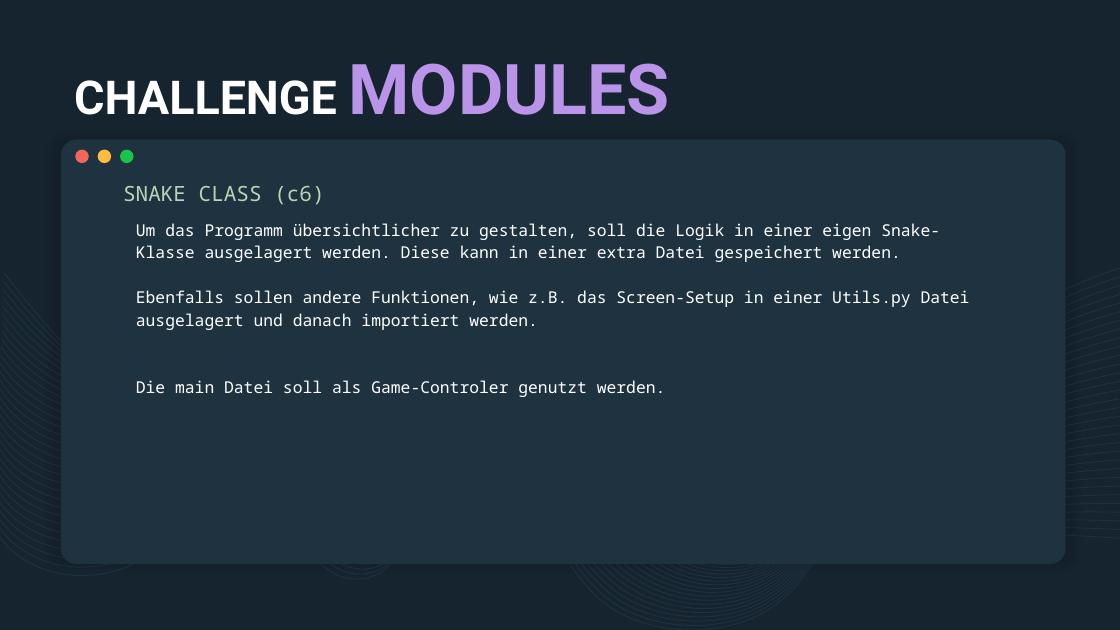
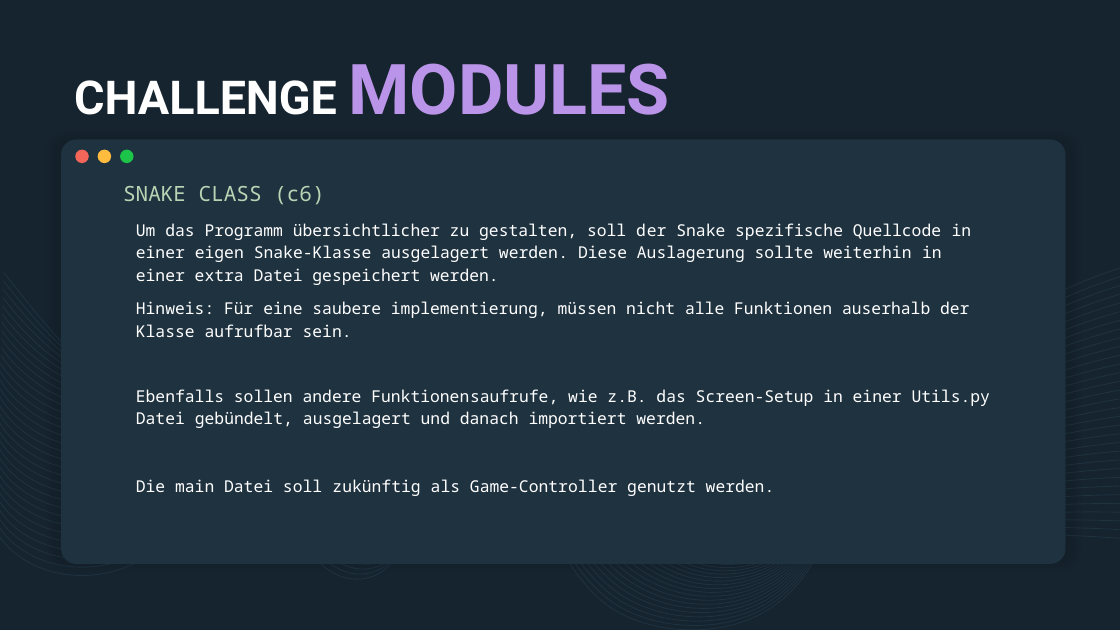
Before and after one commit to derech1e/python-beginner-course, a slide deck: slide 3 of 008/lesson_8.pptx (slide 9 before the commit). Drawn at 1120x630 pixels with LibreOffice and Linux fonts; fonts in the diff are those of the drawing. Boxes give left, top, right and bottom in pixels: in the first picture for what was removed or moved away, otherwise in the second. Text is boxed around its words. In the diff, an @@ line names an element or a change of style, - is before the commit and + after.

```diff
--- a/008/lesson_8.pptx
+++ b/008/lesson_8.pptx
@@ text at <box>136,223,990,496</box>: text changed @@
-Um das Programm übersichtlicher zu gestalten, soll die Logik in einer eigen Snake-Klasse ausgelagert werden. Diese kann in einer extra Datei gespeichert werden.
-Ebenfalls sollen andere Funktionen, wie z.B. das Screen-Setup in einer Utils.py Datei ausgelagert und danach importiert werden.
-Die main Datei soll als Game-Controler genutzt werden.
+Um das Programm übersichtlicher zu gestalten, soll der Snake spezifische Quellcode in einer eigen Snake-Klasse ausgelagert werden. Diese Auslagerung sollte weiterhin in einer extra Datei gespeichert werden.
+.
+Hinweis: Für eine saubere implementierung, müssen nicht alle Funktionen auserhalb der Klasse aufrufbar sein.
+Ebenfalls sollen andere Funktionensaufrufe, wie z.B. das Screen-Setup in einer Utils.py Datei gebündelt, ausgelagert und danach importiert werden.
+Die main Datei soll zukünftig als Game-Controller genutzt werden.
```
Also in this commit, not shown: 1 other slide changed, 2 slides added, 6 slides removed, 8 other files.
